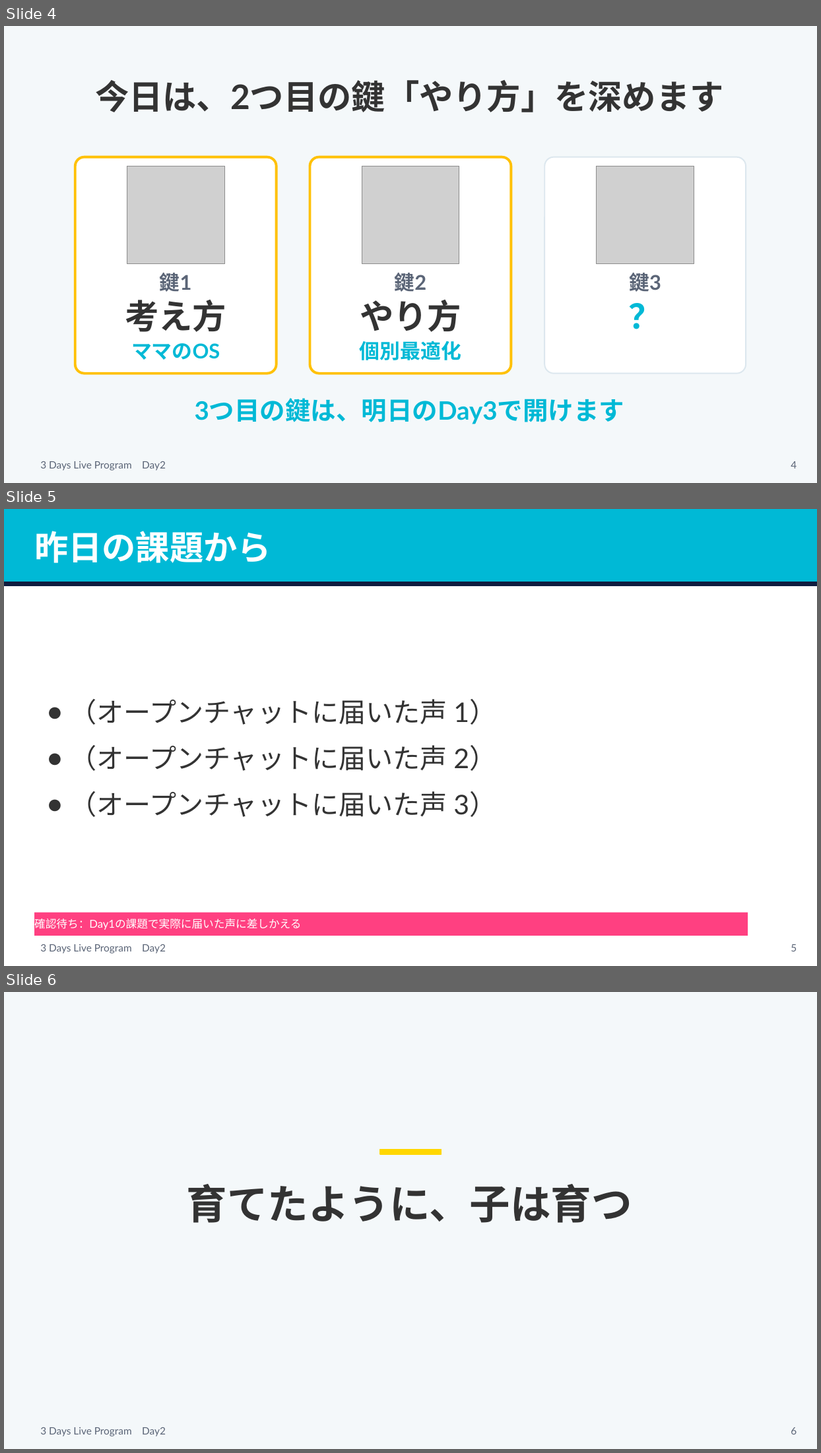
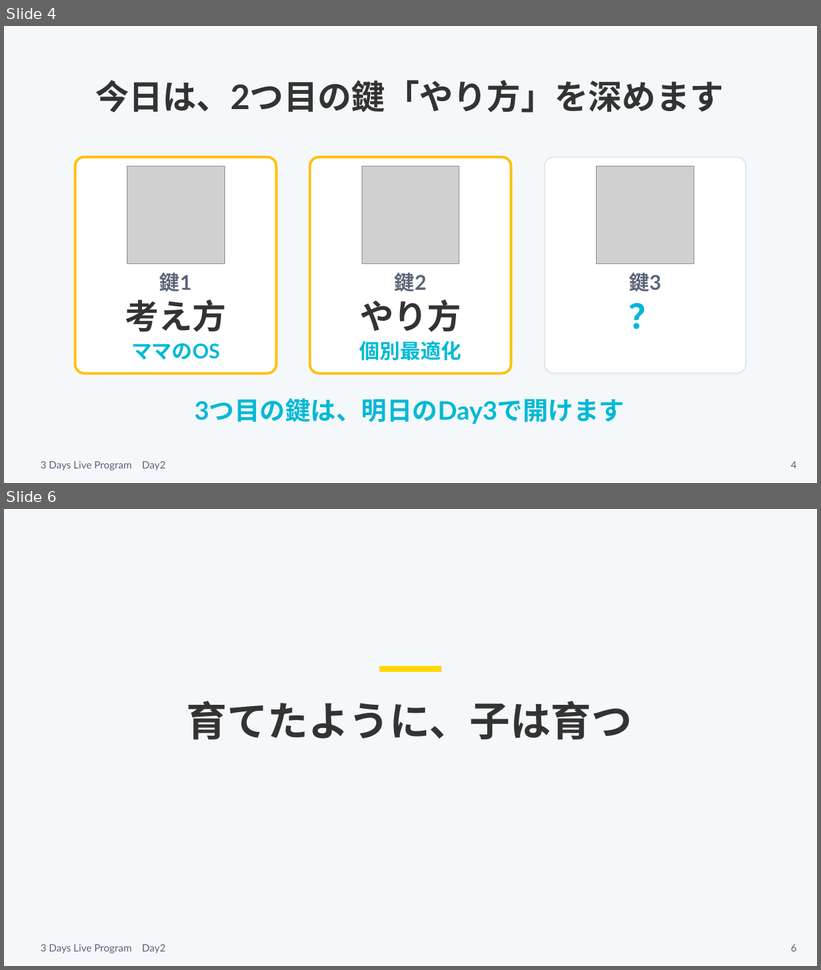
Before and after one commit to tanakayuc/static-pages, a slide deck: pigmarion-homeinter-3days-live/day2/v2/homeinter-day2-v2.pptx. Shown one above the other, each under a label of ours: slides 4, 5 and 6 before the commit, slides 4 and 6 after it; the slides between them are not shown. The pictures are 821x1453 and 821x970 pixels, drawn with LibreOffice and Linux fonts; fonts in the diff are those of the drawing; grey boxes stand for pictures. Boxes give left, top, right and bottom in pixels: in the first picture for what was removed or moved away, otherwise in the second. Text is boxed around its words. In the diff, an @@ line names an element or a change of style, - is before the commit and + after.

```diff
--- a/pigmarion-homeinter-3days-live/day2/v2/homeinter-day2-v2.pptx
+++ b/pigmarion-homeinter-3days-live/day2/v2/homeinter-day2-v2.pptx
@@ slide 5 removed at <box>4,509,817,966</box>, background #FFFFFF; not listed: 1 template element that a slide beside it also shows @@
@@ rectangle removed at <box>4,509,817,582</box> @@
@@ text removed at <box>34,531,271,563</box> @@
-昨日の課題から
@@ rectangle removed at <box>4,582,817,586</box> @@
@@ text removed at <box>69,699,496,817</box> @@
-● （オープンチャットに届いた声 1）
-● （オープンチャットに届いた声 2）
-● （オープンチャットに届いた声 3）
@@ rectangle removed at <box>34,913,748,936</box> @@
-確認待ち：Day1の課題で実際に届いた声に差しかえる
@@ page number removed at <box>791,945,797,952</box> @@
-5
```
Also in this commit, not shown: 1 slide added, 7 other files.
